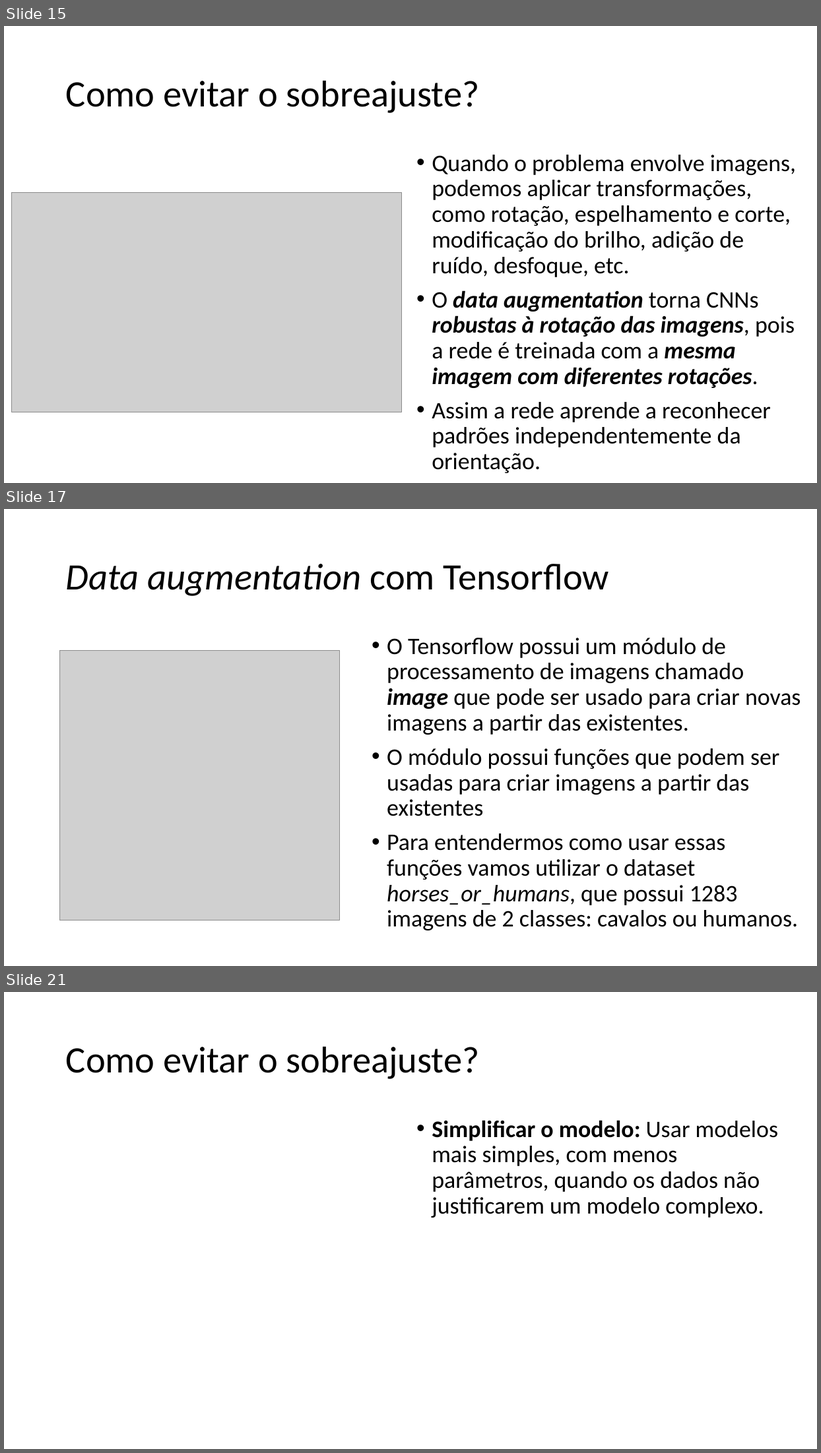
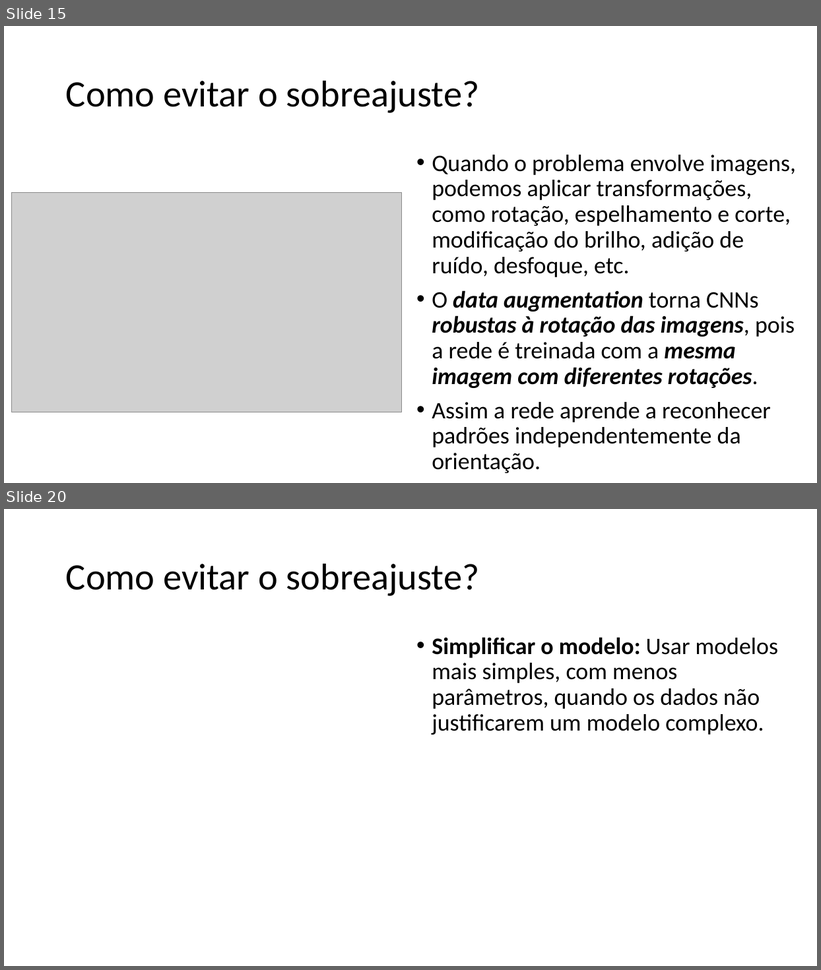
Before and after one commit to zz4fap/tp557-iot-ml, a slide deck: slides/TP557_13_Prevenindo_o_sobreajuste.pptx. Shown one above the other, each under a label of ours: slides 15, 17 and 21 before the commit, slides 15 and 20 after it; the slides between them are not shown. The pictures are 821x1453 and 821x970 pixels, drawn with LibreOffice and Linux fonts; fonts in the diff are those of the drawing; grey boxes stand for pictures. Boxes give left, top, right and bottom in pixels: in the first picture for what was removed or moved away, otherwise in the second. Text is boxed around its words. In the diff, an @@ line names an element or a change of style, - is before the commit and + after.

```diff
--- a/slides/TP557_13_Prevenindo_o_sobreajuste.pptx
+++ b/slides/TP557_13_Prevenindo_o_sobreajuste.pptx
@@ slide 17 removed at [4,509,817,966], background #FFFFFF @@
@@ title removed at [66,564,609,596] @@
-Data augmentation com Tensorflow
@@ text removed at [387,638,801,931] @@
-• O Tensorflow possui um módulo de processamento de imagens chamado image que pode ser usado para criar novas imagens a partir das existentes.
-• O módulo possui funções que podem ser usadas para criar imagens a partir das existentes
-• Para entendermos como usar essas funções vamos utilizar o dataset horses_or_humans, que possui 1283 imagens de 2 classes: cavalos ou humanos.
@@ picture removed at [60,650,340,921] @@
@@ what was slide 21 is now slide 20 @@
```
Also in this commit, not shown: 1 slide changed, 2 slides added, 2 other slides removed, 2 other files.
